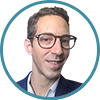
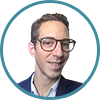
Before/after of a 100x100 layered artwork. What changed in the layer stack:
removed layer "photo" over [13, 6, 87, 100]
added layer "stroke" above "cyril" over [13, 6, 87, 100]
added layer "cyril" above "Forme" over [13, 12, 87, 98]
